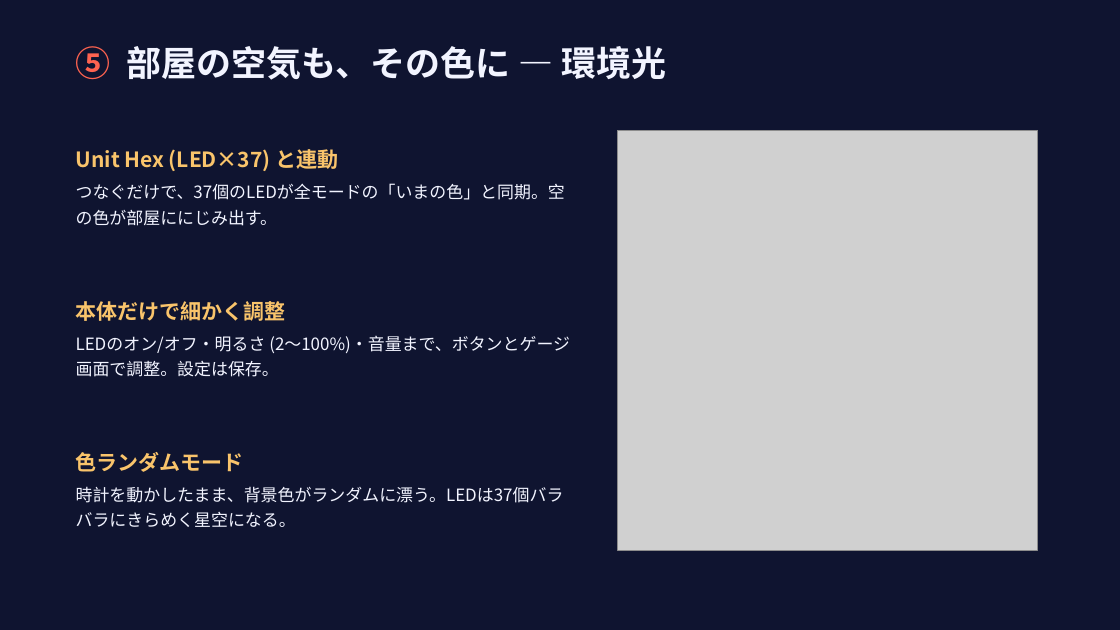
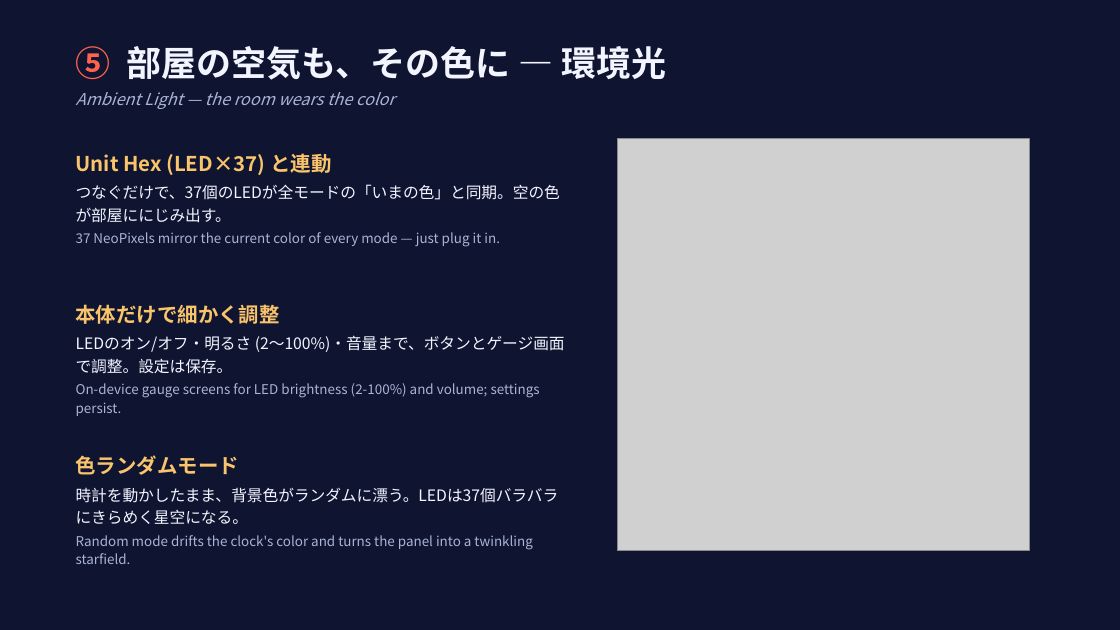
Before and after one commit to aokko2000/iroirotokei, a slide deck: slide 8 of docs/iroirotokei_contest_slides.pptx (slide 7 before the commit). Drawn at 1120x630 pixels with LibreOffice and Linux fonts; fonts in the diff are those of the drawing; grey boxes stand for pictures. Boxes give left, top, right and bottom in pixels: in the first picture for what was removed or moved away, otherwise in the second. Text is boxed around its words. In the diff, an @@ line names an element or a change of style, - is before the commit and + after.

Commit message:
Bilingual (JP/EN) contest slides with real device photos

```diff
--- a/docs/iroirotokei_contest_slides.pptx
+++ b/docs/iroirotokei_contest_slides.pptx
@@ text added at bbox=[76, 92, 395, 109], 14 pt, text #A9B4D6, italic @@
+Ambient Light — the room wears the color
@@ picture: place and size @@
-picture at bbox=[618, 130, 1038, 550]
+picture at bbox=[618, 139, 1029, 550]
@@ text at bbox=[76, 153, 560, 223]: size 18 to 17.5 pt in "Unit Hex (LED×37) と連動"; size 14.5 to 13.5 pt in "つなぐだけで、37個のLEDが全モードの「いまの色」と同期。空の色が部屋ににじみ出す。"; less space between paragraphs; line spacing 1.25 to 1.2; more space between paragraphs @@
@@ text at bbox=[76, 232, 500, 247]: paragraph added @@
+37 NeoPixels mirror the current color of every mode — just plug it in.
@@ text at bbox=[76, 304, 565, 374]: size 18 to 17.5 pt in "本体だけで細かく調整"; size 14.5 to 13.5 pt in "LEDのオン/オフ・明るさ (2〜100%)・音量まで、ボタンとゲージ画面で調整。設定は保存。"; less space between paragraphs; line spacing 1.25 to 1.2; more space between paragraphs @@
@@ text at bbox=[76, 383, 540, 416]: paragraph added @@
+On-device gauge screens for LED brightness (2-100%) and volume; settings persist.
@@ text at bbox=[76, 455, 559, 524]: size 18 to 17.5 pt in "色ランダムモード"; size 14.5 to 13.5 pt in "時計を動かしたまま、背景色がランダムに漂う。LEDは37個バラバラにきらめく星空になる。"; less space between paragraphs; line spacing 1.25 to 1.2; more space between paragraphs @@
@@ text at bbox=[76, 535, 532, 564]: paragraph added @@
+Random mode drifts the clock's color and turns the panel into a twinkling starfield.
```
Also in this commit, not shown: 9 other slides changed, 1 slide added.
